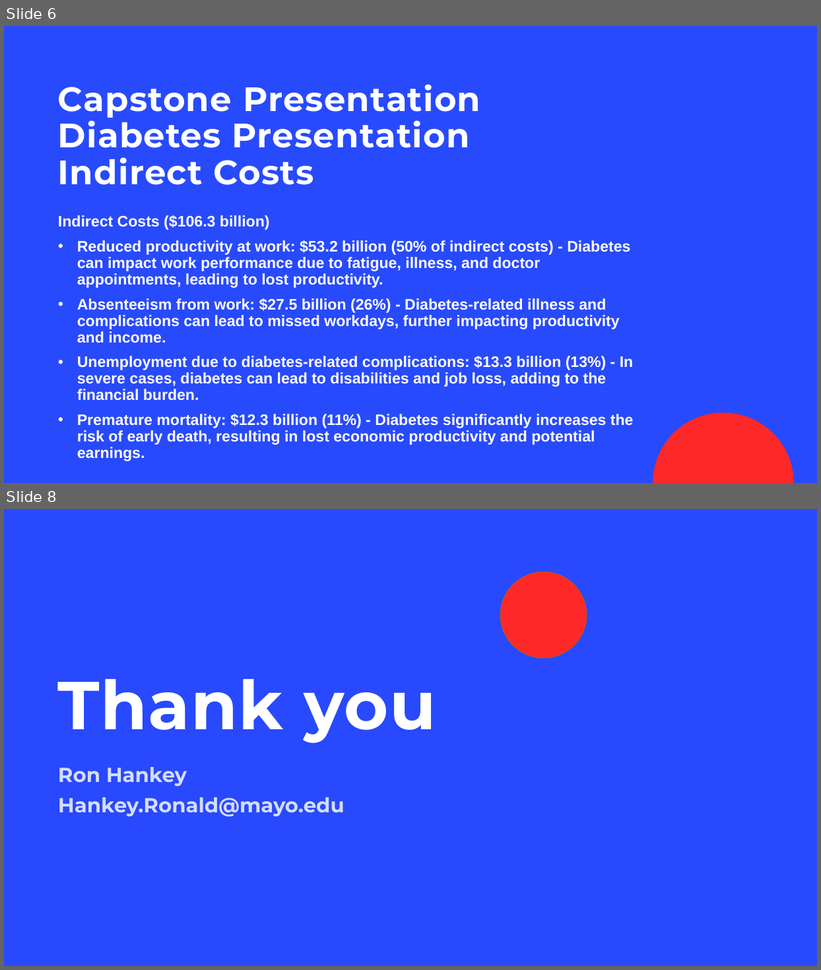
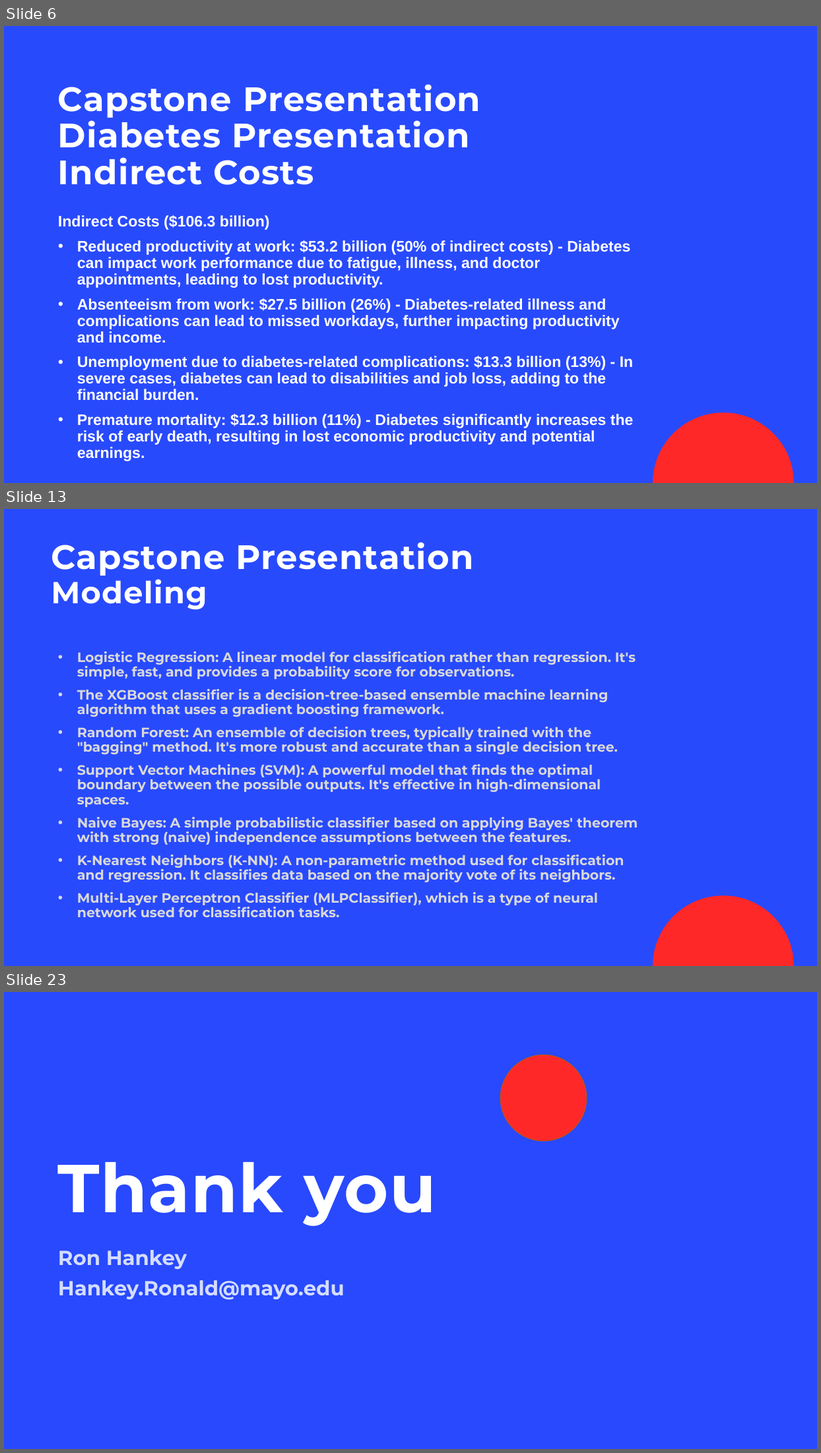
Before and after one commit to lykkelig/Capstone-Two, a slide deck: Capstone_Presentation.pptx. Shown one above the other, each under a label of ours: slides 6 and 8 before the commit, slides 6, 13 and 23 after it; the slides between them are not shown. The pictures are 821x970 and 821x1453 pixels, drawn with LibreOffice and Linux fonts; fonts in the diff are those of the drawing; background and template pictures are left out. Boxes give left, top, right and bottom in pixels: in the first picture for what was removed or moved away, otherwise in the second. Text is boxed around its words. In the diff, an @@ line names an element or a change of style, - is before the commit and + after.

Commit message:
Update Capstone_Presentation.pptx
Updated presentation

```diff
--- a/Capstone_Presentation.pptx
+++ b/Capstone_Presentation.pptx
@@ slide 13 added at <box>4,509,817,966</box>, background #284AFD; not listed: 1 template element that a slide beside it also shows @@
@@ title added at <box>51,542,474,610</box>, 40 pt, text #FFFFFF, bold @@
+Capstone Presentation
+Modeling
@@ subtitle added at <box>77,652,638,906</box>, 16 pt, text #D9D9D9, bold @@
+• Logistic Regression: A linear model for classification rather than regression. It's simple, fast, and provides a probability score for observations.
+• The XGBoost classifier is a decision-tree-based ensemble machine learning algorithm that uses a gradient boosting framework.
+• Random Forest: An ensemble of decision trees, typically trained with the "bagging" method. It's more robust and accurate than a single decision tree.
+• Support Vector Machines (SVM): A powerful model that finds the optimal boundary between the possible outputs. It's effective in high-dimensional spaces.
+• Naive Bayes: A simple probabilistic classifier based on applying Bayes' theorem with strong (naive) independence assumptions between the features.
+• K-Nearest Neighbors (K-NN): A non-parametric method used for classification and regression. It classifies data based on the majority vote of its neighbors.
+• Multi-Layer Perceptron Classifier (MLPClassifier), which is a type of neural network used for classification tasks.
@@ what was slide 8 is now slide 23 @@
```
Also in this commit, not shown: 15 other slides added, 1 slide removed.
